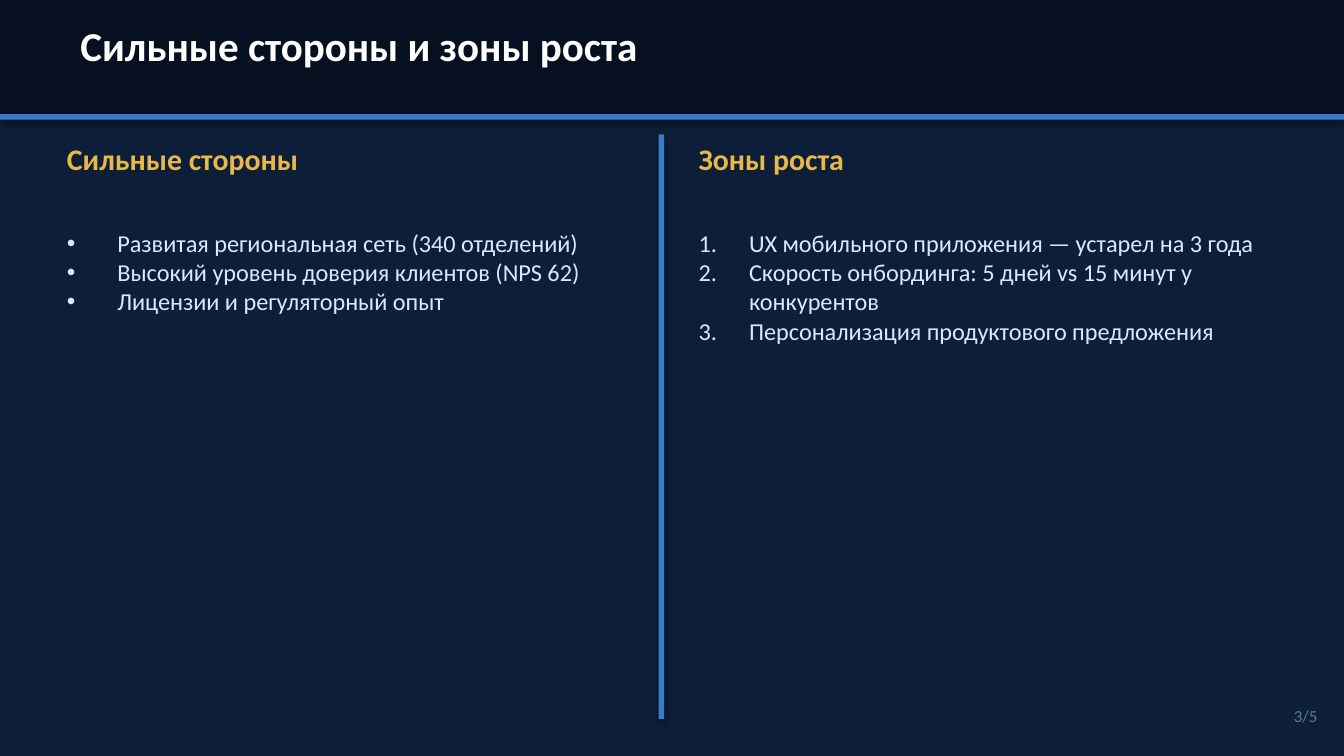
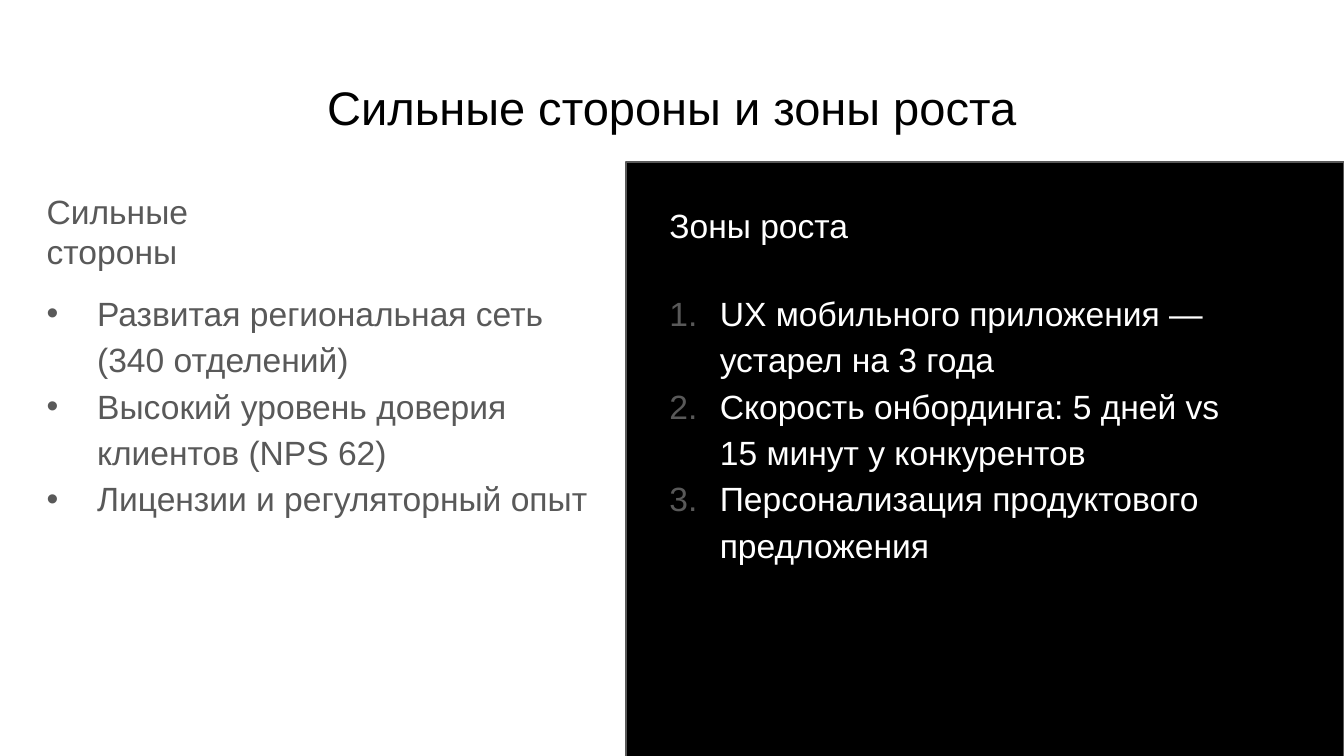
Before and after one commit to andreidiakov/Hack_Axenix_AI_presentation, a slide deck: slide 3 of result.pptx. Drawn at 1344x756 pixels with LibreOffice and Linux fonts; fonts in the diff are those of the drawing. Boxes give left, top, right and bottom in pixels: in the first picture for what was removed or moved away, otherwise in the second. Text is boxed around its words. In the diff, an @@ line names an element or a change of style, - is before the commit and + after.

```diff
--- a/result.pptx
+++ b/result.pptx
@@ background #0D1E38 to #FFFFFF @@
@@ rectangle removed at box(0, 0, 1344, 114) @@
@@ title "Сильные стороны и зоны роста": place and size @@
-title "Сильные стороны и зоны роста" at box(80, 34, 637, 68)
+title "Сильные стороны и зоны роста" at box(327, 92, 1016, 134)
@@ title "Сильные стороны и зоны роста" at box(327, 92, 1016, 134): size 22 to 25.2 pt, font Calibri to Arial, text colour #FFFFFF to #000000, bold off; alignment left to centre @@
@@ rectangle removed at box(0, 114, 1344, 120) @@
@@ rectangle removed at box(659, 134, 664, 719) @@
@@ text "Сильные стороны": place and size @@
-text "Сильные стороны" at box(67, 150, 298, 175)
+text "Сильные стороны" at box(47, 200, 188, 270)
@@ text "Сильные стороны" at box(47, 200, 188, 270): size 16 to 18 pt, font Calibri to Arial, text colour #E8B84B to #595959, bold off @@
@@ rectangle added at box(626, 163, 1344, 756), fill #000000, outline #595959 0.75 pt @@
@@ text "Зоны роста": place and size @@
-text "Зоны роста" at box(699, 150, 844, 175)
+text "Зоны роста" at box(669, 214, 848, 244)
@@ text "Зоны роста" at box(669, 214, 848, 244): size 16 to 18 pt, font Calibri to Arial, text colour #E8B84B to #FFFFFF, bold off @@
@@ text "Развитая региональная сеть (340 отделений)": place and size @@
-text "Развитая региональная сеть (340 отделений)" at box(117, 234, 579, 314)
+text "Развитая региональная сеть (340 отделений)" at box(97, 303, 587, 517)
@@ text "Развитая региональная сеть (340 отделений)" at box(97, 303, 587, 517): size 13 to 18 pt, font Calibri to Arial, text colour #D8E8FF to #595959; line spacing 1 to 1.15 @@
@@ text "UX мобильного приложения — устарел ...": place and size @@
-text "UX мобильного приложения — устарел ..." at box(749, 235, 1253, 344)
+text "UX мобильного приложения — устарел ..." at box(720, 301, 1220, 564)
@@ text "UX мобильного приложения — устарел ..." at box(720, 301, 1220, 564): size 13 to 18 pt, font Calibri to Arial, text colour #D8E8FF to #FFFFFF; line spacing 1 to 1.15 @@
@@ text removed at box(1294, 710, 1317, 723) @@
-3/5
```
Also in this commit, not shown: 1 other slide changed, 6 slides added, 3 slides removed, 8 other files.
